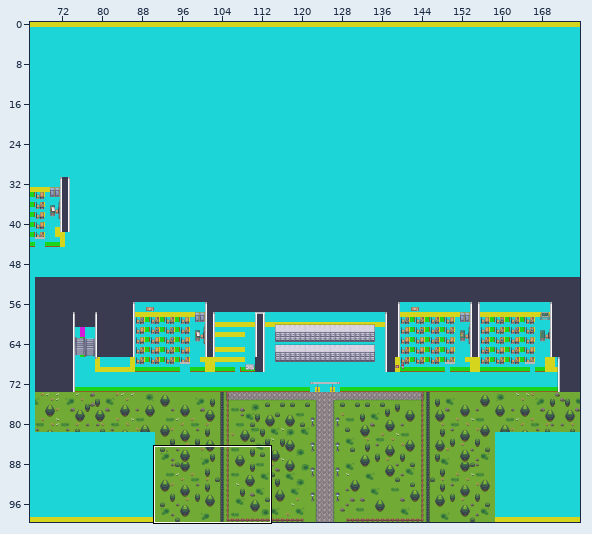
Level history. Tiled map: assets/map/map.tmx. Above: a wide view before the commit, with the close-up outlined.
Close-up. Before:
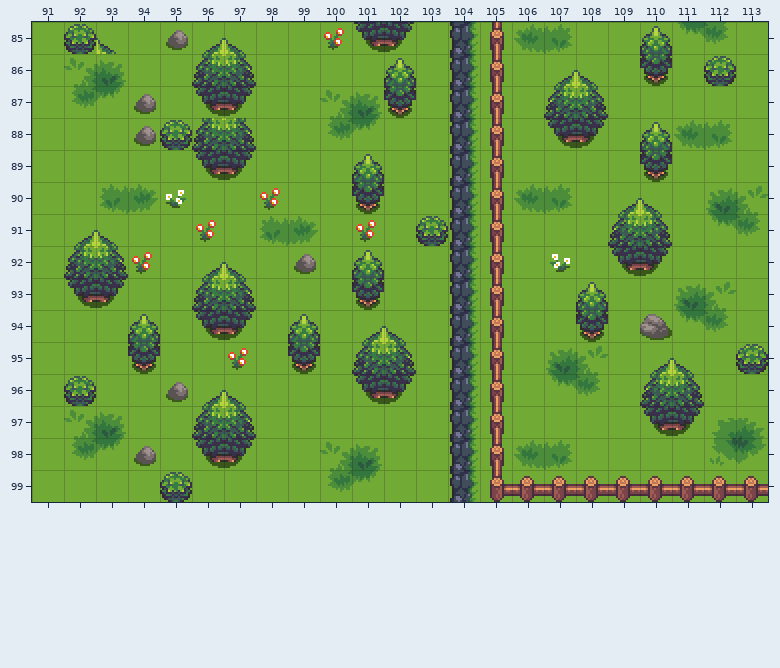
Cells are 16x16 px. Shown: x 91..113, y 85..99.
After:
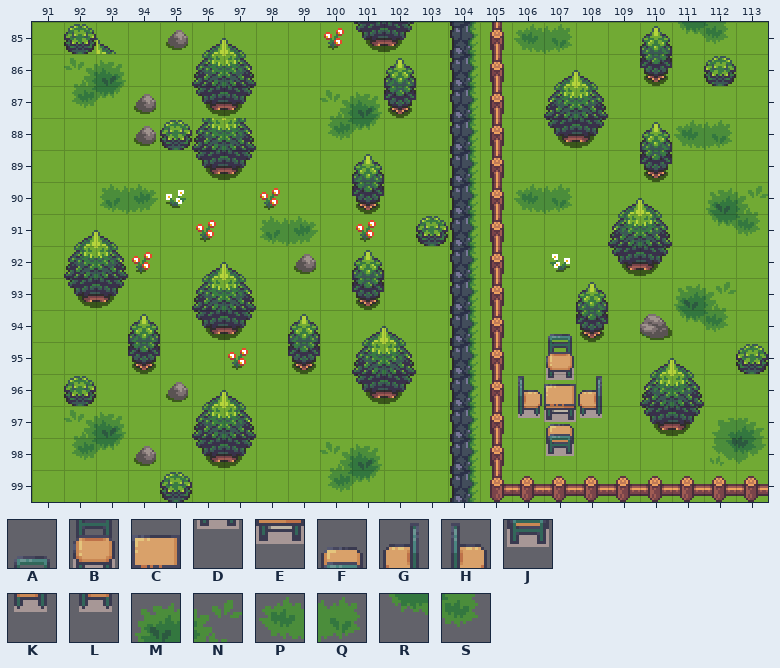
Key: from "5_Classroom_and_library_16x16": A 0, B 16, C 18, D 32, E 34, F 49, G 51, H 51 flipped left-right, J 65, K 67, L 67 flipped left-right; from "ExteriorAssets": M 48, N 49, P 52, Q 53, R 56, S 57.
_ is an empty cell.
The exact change:
Layer "Details":
There is now tile A in row 94 at x 107.
The edit turns tile M into tile B in row 95 at x 107.
The edit turns tile R into tile D in row 96 at x 107.
There is now tile F in row 97 at x 107.
The edit turns tile Q into tile J in row 98 at x 107.
Tile N is gone in row 95 at x 108.
Tile P is gone in row 98 at x 106.
Tile S is gone in row 96 at x 108.
Layer "OverDetails":
There is now tile C in row 96 at x 107.
There is now tile E in row 97 at x 107.
There is now tile G in row 96 at x 108.
There is now tile H in row 96 at x 106.
There is now tile K in row 97 at x 108.
There is now tile L in row 97 at x 106.
Pixel boxes of the changes (left, top, right, bottom) in both close-ups:
changed: (514, 334, 608, 470)
